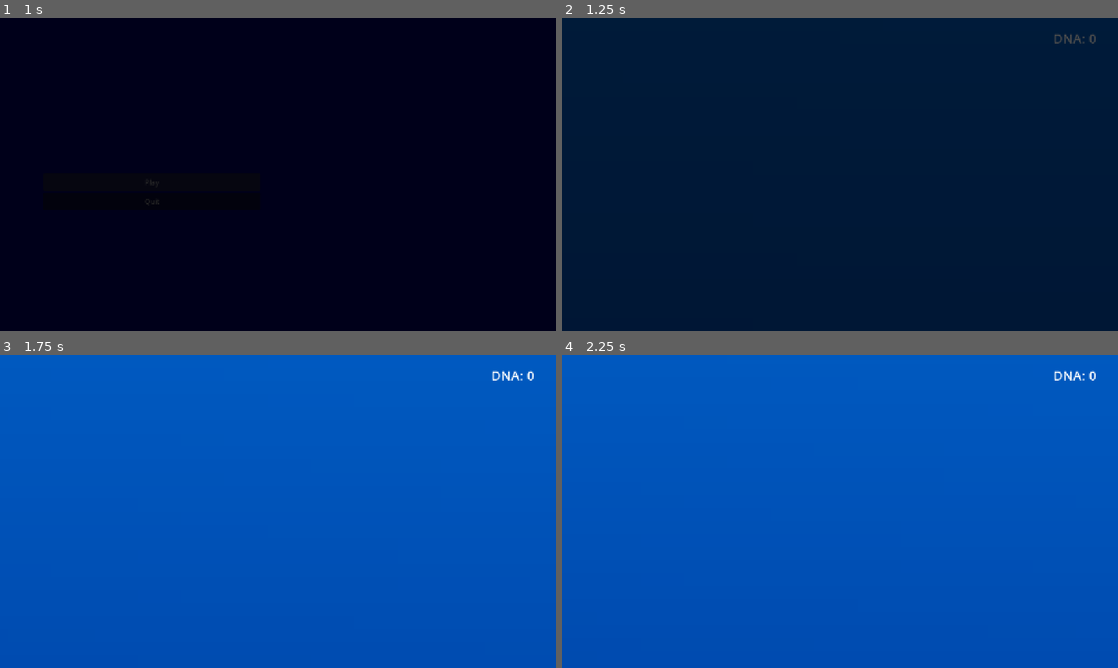
Above: before the commit, frames 1-4 (two rows, left to right).
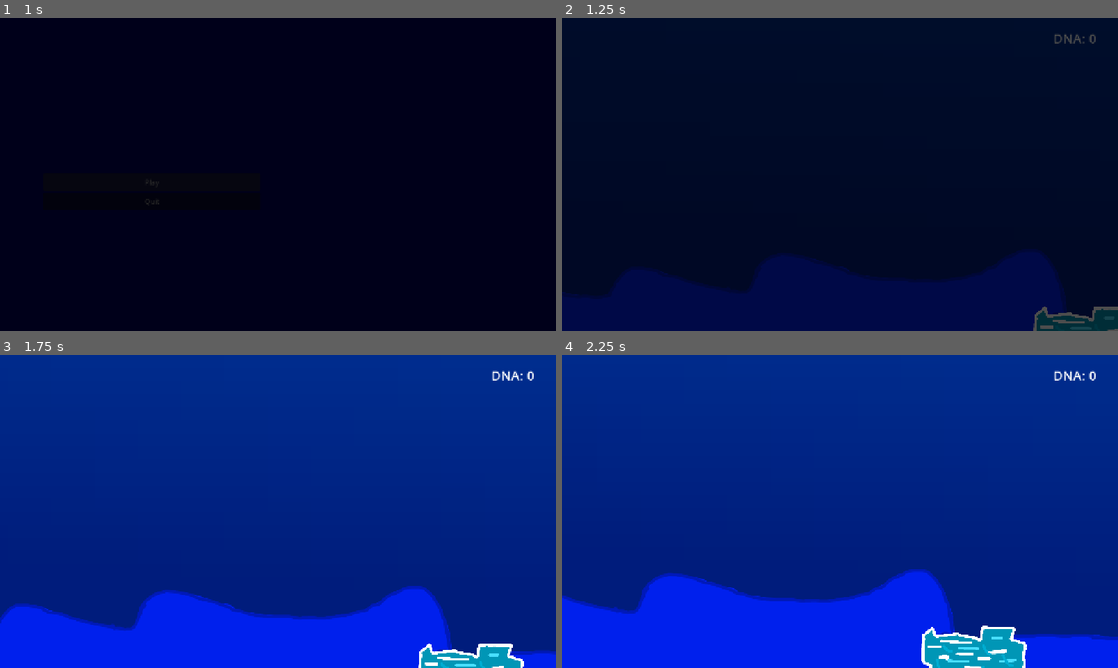
Above: after the commit, the same moments.

Repository: Lucasc0-Git/fishstem
Game: Godot game, scene res://scenes/ui/start_scene.tscn
Same seed, same stepped clock (60 frames per second), same inputs: the game is played once before the commit and once after it.
Inputs:
- Up to frame 1 (1 s): click "Play" at 0.5 s
- Up to frame 2 (1.25 s): no input
- Up to frame 3 (1.75 s): hold D (move_right) from 1.28 s (still down)
- Up to frame 4 (2.25 s): release D (move_right) at 2.03 s; hold S (move_down) from 2.03 s (still down)

Frame 1 is identical in both runs. In frame 2, 0.4% of the frame differs, in the area x 84-100%, y 92-100%; in frame 3, 100%; in frame 4, 100%, in the area x 0-100%, y 0-100%.

Commit message:
Added pause menu + ice object

Diff:
--- /dev/null
+++ b/autoload/Constants.gd
@@ -0,0 +1,5 @@
+extends RefCounted
+class_name Constants
+
+const MAIN_SCENE_FILEPATH: String = "res://scenes/main/main.tscn"
+const START_SCENE_FILEPATH: String = "res://scenes/ui/start_scene.tscn"
--- a/autoload/GameManager.gd
+++ b/autoload/GameManager.gd
@@ -1,7 +1,7 @@
 extends Node
 
+
 var main: Main = null
-var main_scene_filepath: String = "res://scenes/main/Main.tscn"
 var game_loaded: bool = false
 
 var dna: int = 0
@@ -24,5 +24,7 @@
 	dna = amount
 	dna_changed.emit()
 
-func start_game() -> void:
-	SceneTransition.change_scene_to_file(main_scene_filepath)
+func start_game(_save_name: String = "save not made :P") -> void:
+	print("starting the game")
+	await SceneTransition.change_scene_to_file(Constants.MAIN_SCENE_FILEPATH)
+	get_tree().paused = false
--- a/autoload/SceneTransition.tscn
+++ b/autoload/SceneTransition.tscn
@@ -57,6 +57,7 @@
 }
 
 [node name="SceneTransition" type="CanvasLayer" unique_id=1766858746]
+process_mode = 3
 layer = 500
 script = ExtResource("1_umwhv")
 
--- a/project.godot
+++ b/project.godot
@@ -77,6 +77,16 @@
 "events": [Object(InputEventMouseButton,"resource_local_to_scene":false,"resource_name":"","device":-1,"window_id":0,"a …(258 unchanged characters)…
 ]
 }
+zoom={
+"deadzone": 0.2,
+"events": [Object(InputEventMouseButton,"resource_local_to_scene":false,"resource_name":"","device":-1,"window_id":0,"alt_pressed":false,"shift_pressed":false,"ctrl_pressed":false,"meta_pressed":false,"button_mask":8,"position":Vector2(110, 20),"global_position":Vector2(119, 68),"factor":1.0,"button_index":4,"canceled":false,"pressed":true,"double_click":false,"script":null)
+]
+}
+unzoom={
+"deadzone": 0.2,
+"events": [Object(InputEventMouseButton,"resource_local_to_scene":false,"resource_name":"","device":-1,"window_id":0,"alt_pressed":false,"shift_pressed":false,"ctrl_pressed":false,"meta_pressed":false,"button_mask":16,"position":Vector2(188, 15),"global_position":Vector2(197, 63),"factor":1.0,"button_index":5,"canceled":false,"pressed":true,"double_click":false,"script":null)
+]
+}
 
 [physics]
 
--- a/scenes/main/Main.tscn
+++ b/scenes/main/main.tscn
@@ -6,11 +6,11 @@
 [ext_resource type="PackedScene" uid="uid://bpagoqi6yagt1" path="res://scenes/ui/hud.tscn" id="4_gyg6b"]
 
 [node name="Main" type="Node2D" unique_id=1898294840]
+process_mode = 3
 script = ExtResource("1_u1xfj")
 
 [node name="Map" parent="." unique_id=345356545 instance=ExtResource("2_q24mn")]
 
 [node name="Player" parent="." unique_id=1488650876 instance=ExtResource("2_nha0i")]
-z_index = 1
 
 [node name="HUD" parent="." unique_id=2110349245 instance=ExtResource("4_gyg6b")]
--- a/scenes/map/map.tscn
+++ b/scenes/map/map.tscn
@@ -1,19 +1,49 @@
 [gd_scene format=3 uid="uid://briawxeyv1odu"]
 
+[ext_resource type="Texture2D" uid="uid://chm5dv8vvr7fw" path="res://textures/testing-bg.png" id="1_sxf4j"]
+[ext_resource type="Script" uid="uid://ddfpa4o5jcdel" path="res://scripts/main/map.gd" id="1_tqkkf"]
+[ext_resource type="PackedScene" uid="uid://bvc8dnr0m0vuh" path="res://scenes/objects/ice.tscn" id="3_a2pkv"]
+
 [sub_resource type="Gradient" id="Gradient_scl2d"]
+offsets = PackedFloat32Array(0.39156628, 1)
 colors = PackedColorArray(0.0006922887, 0.11120824, 0.48463523, 1, 0, 0.57254905, 1, 1)
 
 [sub_resource type="GradientTexture2D" id="GradientTexture2D_2a8ad"]
 gradient = SubResource("Gradient_scl2d")
 width = 200
 height = 200
-fill_from = Vector2(0.90869564, 1)
+fill_from = Vector2(0.76521736, 1)
 
 [node name="Map" type="Node2D" unique_id=345356545]
+process_mode = 1
+script = ExtResource("1_tqkkf")
 
-[node name="TextureRect" type="TextureRect" parent="." unique_id=888502896]
+[node name="TestingMap" type="TextureRect" parent="." unique_id=888502896]
 offset_left = -10000.0
 offset_top = -3000.0
 offset_right = 10000.0
 offset_bottom = 3000.0
 texture = SubResource("GradientTexture2D_2a8ad")
+
+[node name="TestingMap2" type="Node2D" parent="." unique_id=66826574]
+
+[node name="TextureRect2" type="TextureRect" parent="TestingMap2" unique_id=1874349479]
+offset_left = -979.0
+offset_top = -294.0
+offset_right = 2021.0
+offset_bottom = 706.0
+texture = ExtResource("1_sxf4j")
+
+[node name="Ice" parent="TestingMap2" unique_id=405931296 instance=ExtResource("3_a2pkv")]
+position = Vector2(1750, 314)
+scale = Vector2(0.5, 0.5)
+
+[node name="Ice2" parent="TestingMap2" unique_id=1135535542 instance=ExtResource("3_a2pkv")]
+position = Vector2(567, 393)
+scale = Vector2(0.5, 0.5)
+
+[node name="Lvl1" type="Node2D" parent="." unique_id=727593971]
+
+[node name="Lvl2" type="Node2D" parent="." unique_id=1287236093]
+
+[node name="Lvl3" type="Node2D" parent="." unique_id=23585408]
--- /dev/null
+++ b/scenes/objects/GameObject.tscn
@@ -0,0 +1,12 @@
+[gd_scene format=3 uid="uid://dbjybhequci3t"]
+
+[ext_resource type="Script" uid="uid://c04f8xqhm2l2e" path="res://scripts/objects/object.gd" id="1_arn7s"]
+
+[node name="GameObject" type="StaticBody2D" unique_id=405931296]
+script = ExtResource("1_arn7s")
+
+[node name="AnimatedSprite2D" type="AnimatedSprite2D" parent="." unique_id=1908073853]
+scale = Vector2(0.3, 0.3)
+autoplay = "default"
+
+[node name="CollisionShape2D" type="CollisionShape2D" parent="." unique_id=2144402430]
--- /dev/null
+++ b/scenes/objects/ice.tscn
@@ -0,0 +1,30 @@
+[gd_scene format=3 uid="uid://bvc8dnr0m0vuh"]
+
+[ext_resource type="PackedScene" uid="uid://dbjybhequci3t" path="res://scenes/objects/GameObject.tscn" id="1_0ja4f"]
+[ext_resource type="Texture2D" uid="uid://n8wpgjhhk6cs" path="res://textures/ice.png" id="2_3572f"]
+[ext_resource type="Script" uid="uid://d2g171lpoqdk6" path="res://scripts/objects/ice.gd" id="2_owwb1"]
+
+[sub_resource type="SpriteFrames" id="SpriteFrames_3572f"]
+animations = [{
+"frames": [{
+"duration": 1.0,
+"texture": ExtResource("2_3572f")
+}],
+"loop": 1,
+"name": &"default",
+"speed": 5.0
+}]
+
+[sub_resource type="RectangleShape2D" id="RectangleShape2D_owwb1"]
+size = Vector2(334, 304)
+
+[node name="Ice" unique_id=405931296 instance=ExtResource("1_0ja4f")]
+z_index = 1
+script = ExtResource("2_owwb1")
+
+[node name="AnimatedSprite2D" parent="." index="0" unique_id=1908073853]
+sprite_frames = SubResource("SpriteFrames_3572f")
+
+[node name="CollisionShape2D" parent="." index="1" unique_id=2144402430]
+position = Vector2(8, 37)
+shape = SubResource("RectangleShape2D_owwb1")
--- a/scenes/player/player.tscn
+++ b/scenes/player/player.tscn
@@ -3,6 +3,8 @@
 [ext_resource type="Script" uid="uid://bloy8uhg24m0v" path="res://scripts/player/player.gd" id="1_8afob"]
 
 [node name="Player" type="Node2D" unique_id=1488650876]
+process_mode = 1
+z_index = 3
 script = ExtResource("1_8afob")
 
 [node name="Camera2D" type="Camera2D" parent="." unique_id=1703809140]
--- a/scenes/ui/hud.tscn
+++ b/scenes/ui/hud.tscn
@@ -1,15 +1,18 @@
 [gd_scene format=3 uid="uid://bpagoqi6yagt1"]
 
 [ext_resource type="Script" uid="uid://desyhk15fndx8" path="res://scripts/ui/hud.gd" id="1_0mwgc"]
+[ext_resource type="Script" uid="uid://dvpvv5bk36nw6" path="res://scripts/ui/pause_menu.gd" id="2_hqnrr"]
 
 [sub_resource type="LabelSettings" id="LabelSettings_2a8ad"]
 font_size = 30
 
 [node name="HUD" type="CanvasLayer" unique_id=2110349245]
+process_mode = 3
 layer = 7
 script = ExtResource("1_0mwgc")
 
-[node name="Control" type="Control" parent="." unique_id=1880303209]
+[node name="InGameHUD" type="Control" parent="." unique_id=1880303209]
+process_mode = 1
 layout_mode = 3
 anchors_preset = 15
 anchor_right = 1.0
@@ -17,7 +20,8 @@
 grow_horizontal = 2
 grow_vertical = 2
 
-[node name="DNALabel" type="Label" parent="Control" unique_id=1663573216]
+[node name="DNALabel" type="Label" parent="InGameHUD" unique_id=1663573216]
+unique_name_in_owner = true
 custom_minimum_size = Vector2(200, 40)
 layout_mode = 1
 anchors_preset = 1
@@ -31,3 +35,46 @@
 text = "DNA: 0"
 label_settings = SubResource("LabelSettings_2a8ad")
 horizontal_alignment = 2
+
+[node name="PauseMenu" type="Control" parent="." unique_id=215487416]
+process_mode = 3
+visible = false
+layout_mode = 3
+anchors_preset = 15
+anchor_right = 1.0
+anchor_bottom = 1.0
+grow_horizontal = 2
+grow_vertical = 2
+script = ExtResource("2_hqnrr")
+
+[node name="VBoxContainer" type="VBoxContainer" parent="PauseMenu" unique_id=1631287638]
+custom_minimum_size = Vector2(400, 200)
+layout_mode = 1
+anchors_preset = 8
+anchor_left = 0.5
+anchor_top = 0.5
+anchor_right = 0.5
+anchor_bottom = 0.5
+offset_left = -20.0
+offset_top = -20.0
+offset_right = 20.0
+offset_bottom = 20.0
+grow_horizontal = 2
+grow_vertical = 2
+alignment = 1
+
+[node name="ResumeButton" type="Button" parent="PauseMenu/VBoxContainer" unique_id=82919188]
+layout_mode = 2
+text = "Resume"
+
+[node name="MenuButton" type="Button" parent="PauseMenu/VBoxContainer" unique_id=867896538]
+layout_mode = 2
+text = "Menu"
+
+[node name="QuitButton" type="Button" parent="PauseMenu/VBoxContainer" unique_id=1883416520]
+layout_mode = 2
+text = "Quit"
+
+[connection signal="pressed" from="PauseMenu/VBoxContainer/ResumeButton" to="PauseMenu" method="_on_resume_button_pressed"]
+[connection signal="pressed" from="PauseMenu/VBoxContainer/MenuButton" to="PauseMenu" method="_on_menu_button_pressed"]
+[connection signal="pressed" from="PauseMenu/VBoxContainer/QuitButton" to="PauseMenu" method="_on_quit_button_pressed"]
--- a/scenes/ui/start_scene.tscn
+++ b/scenes/ui/start_scene.tscn
@@ -3,6 +3,7 @@
 [ext_resource type="Script" uid="uid://bjd6scsi6imme" path="res://scripts/ui/start_scene.gd" id="1_onmod"]
 
 [node name="StartScene" type="CanvasLayer" unique_id=1611756808]
+process_mode = 3
 script = ExtResource("1_onmod")
 
 [node name="Control" type="Control" parent="." unique_id=845458309]
--- /dev/null
+++ b/scripts/main/map.gd
@@ -0,0 +1,46 @@
+extends Node2D
+class_name Map
+
+
+signal level_changed(to: Levels)
+
+enum Levels {
+	TestingMap,
+	Lvl1,
+	Lvl2,
+	Lvl3,
+
+}
+
+@onready var level_nodes: Dictionary = {
+	Levels.TestingMap: $TestingMap2,
+	Levels.Lvl1: $Lvl1,
+	Levels.Lvl2: $Lvl2,
+	Levels.Lvl3: $Lvl3
+}
+
+var current_level: Levels = Levels.TestingMap
+
+
+func change_level(to: Levels) -> void:
+	var level_node: Node = level_nodes.get(to, null)
+	if not level_node: return
+
+	for node in level_nodes:
+		if node == level_node:
+			node.visible = true
+		else:
+			node.visible = false
+
+	current_level = to
+	level_changed.emit(to)
+
+func spawn_ice(pos: Vector2, _scale: Vector2, _rotation_deg: float) -> void:
+	var level_node: Node2D = level_nodes.get(current_level, null)
+	if not level_node: return
+
+	var ice: IceGameObject = IceGameObject.new()
+	ice.global_position = pos
+	ice.scale = _scale
+	ice.rotation_degrees = _rotation_deg
+	level_node.add_child(ice)
--- /dev/null
+++ b/scripts/objects/ice.gd
@@ -0,0 +1,2 @@
+extends GameObject
+class_name IceGameObject
--- /dev/null
+++ b/scripts/objects/object.gd
@@ -0,0 +1,2 @@
+extends Node2D
+class_name GameObject
--- a/scripts/player/player.gd
+++ b/scripts/player/player.gd
@@ -16,5 +16,5 @@
 
 
 
-func _input(event: InputEvent) -> void:
+func _input(_event: InputEvent) -> void:
 	pass
--- a/scripts/ui/hud.gd
+++ b/scripts/ui/hud.gd
@@ -2,8 +2,8 @@
 class_name HUD
 
 
+@onready var dna_label: Label = %DNALabel
 
-@onready var dna_label: Label = $Control/DNALabel
 
 
 func _ready() -> void:
--- /dev/null
+++ b/scripts/ui/pause_menu.gd
@@ -0,0 +1,30 @@
+extends Control
+
+
+
+
+func _ready() -> void:
+	visible = false
+
+func _process(_delta: float) -> void:
+
+	if Input.is_action_just_pressed("pause"):
+		pause_game()
+
+func pause_game() -> void:
+	get_tree().paused = true
+	show()
+
+func unpause_game() -> void:
+	hide()
+	get_tree().paused = false
+
+
+func _on_resume_button_pressed() -> void:
+	unpause_game()
+
+func _on_menu_button_pressed() -> void:
+	SceneTransition.change_scene_to_file(Constants.START_SCENE_FILEPATH)
+
+func _on_quit_button_pressed() -> void:
+	get_tree().quit()
Not shown, added: autoload/Constants.gd.uid
Not shown, added: scripts/main/map.gd.uid
Not shown, added: scripts/objects/ice.gd.uid
Not shown, added: scripts/objects/object.gd.uid
Not shown, added: scripts/ui/pause_menu.gd.uid
Binary file added: textures/ice.png
Not shown, added: textures/ice.png.import
Binary file added: textures/testing-bg.png
Not shown, added: textures/testing-bg.png.import
